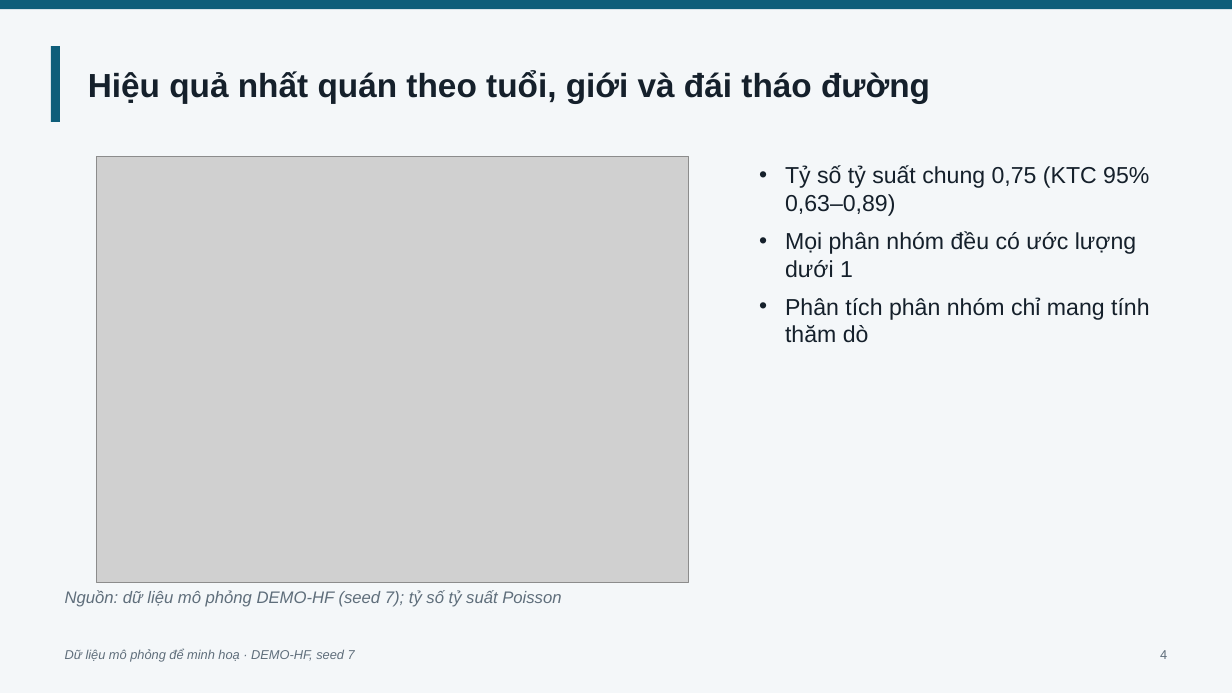
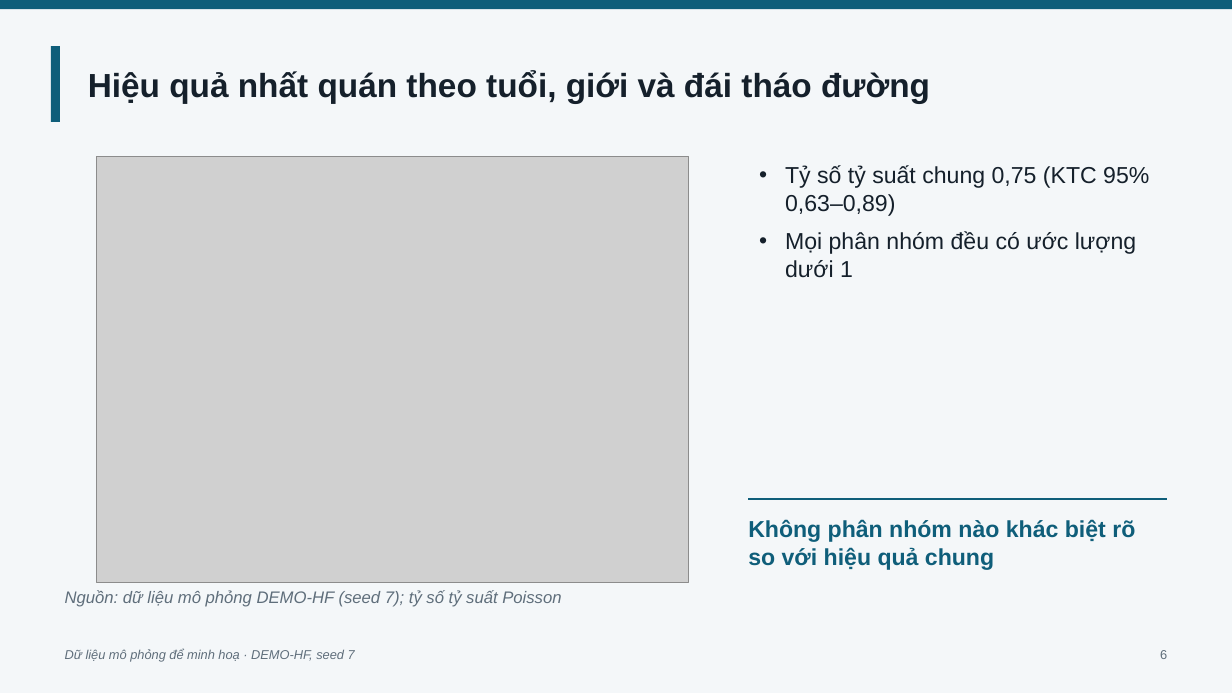
Before and after one commit to jackfeng94/medskill-panda, a slide deck: slide 6 of examples/demo-hf/pptx_vi/out/demo-hf.pptx (slide 4 before the commit). Drawn at 1232x693 pixels with LibreOffice and Linux fonts; fonts in the diff are those of the drawing; grey boxes stand for pictures; background and template pictures are left out. Boxes give left, top, right and bottom in pixels: in the first picture for what was removed or moved away, otherwise in the second. Text is boxed around its words. In the diff, an @@ line names an element or a change of style, - is before the commit and + after.

```diff
--- a/examples/demo-hf/pptx_vi/out/demo-hf.pptx
+++ b/examples/demo-hf/pptx_vi/out/demo-hf.pptx
@@ text at (785, 297, 1150, 343): paragraph removed @@
-• Phân tích phân nhóm chỉ mang tính thăm dò
@@ line added from (749, 499) to (1167, 499), #0F5E7A 2 pt @@
@@ text added at (748, 519, 1135, 570), 18 pt, text #0F5E7A, bold @@
+Không phân nhóm nào khác biệt rõ so với hiệu quả chung
@@ text at (1160, 650, 1167, 659): text changed @@
-4
+6
```
Also in this commit, not shown: 5 other slides changed, 6 slides added, 30 other files.
